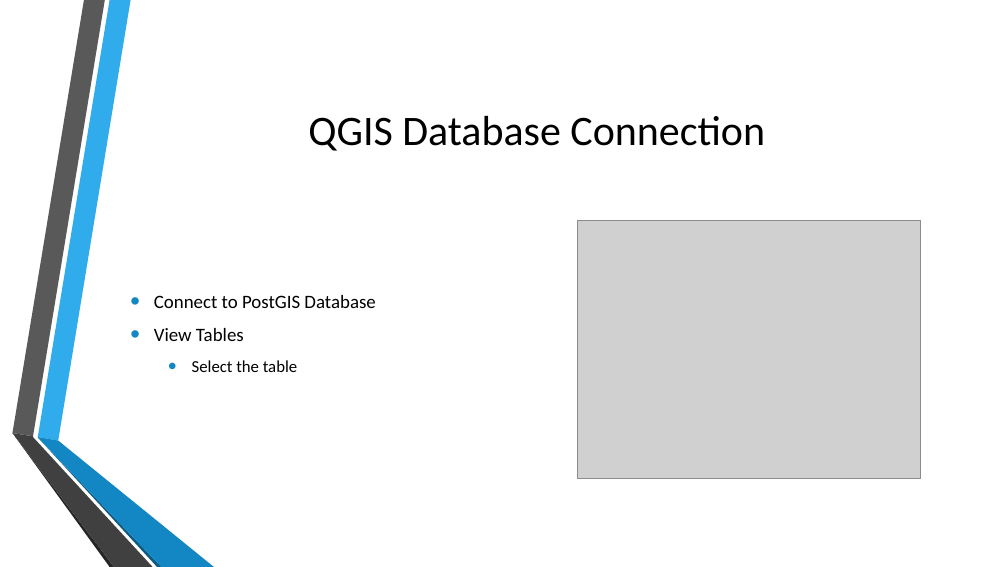
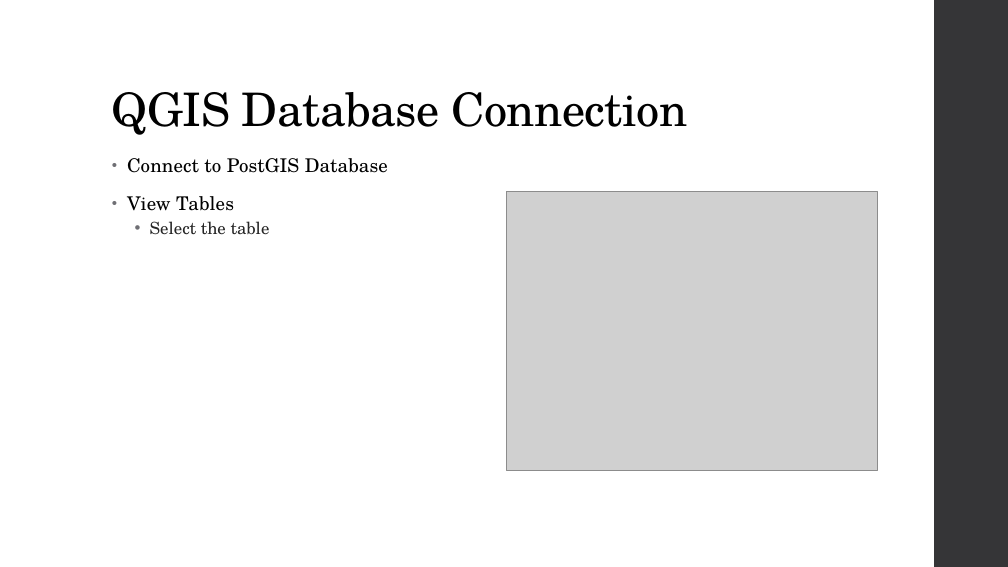
Before and after one commit to MGIS-UMN/GIS5577_week5, a slide deck: slide 29 of Spatial_Databases.odp. Drawn at 1008x567 pixels with LibreOffice and Linux fonts; fonts in the diff are those of the drawing; grey boxes stand for pictures; background and template pictures are left out. Boxes give left, top, right and bottom in pixels: in the first picture for what was removed or moved away, otherwise in the second. Text is boxed around its words. In the diff, an @@ line names an element or a change of style, - is before the commit and + after.

```diff
--- a/Spatial_Databases.odp
+++ b/Spatial_Databases.odp
@@ freeform shape added at (x1=934, y1=0, x2=1008, y2=567), fill #353537 @@
@@ title "QGIS Database Connection" moved from (x1=308, y1=116, x2=765, y2=151) to (x1=112, y1=92, x2=688, y2=135) @@
@@ title "QGIS Database Connection" at (x1=112, y1=92, x2=688, y2=135): size 40 to 44 pt, font Calibri to TeX Gyre Schola, letter spacing 0 to -0.5 pt; alignment centre to left; line spacing 1 to 0.9; vertical alignment middle to bottom @@
@@ text "Connect to PostGIS Database" moved from (x1=154, y1=295, x2=375, y2=372) to (x1=127, y1=158, x2=388, y2=235) @@
@@ text "Connect to PostGIS Database" at (x1=127, y1=158, x2=388, y2=235): font Calibri to TeX Gyre Schola; letter spacing 0 to 0.1 pt in "Connect to PostGIS Database", "View Tables"; text colour #000000 to #262626 in "Select the table"; indent changed; line spacing 1 to 0.95; more space between paragraphs; bullet colour #1287C3 to #6F6F74; line spacing 1 to 0.9; less space between paragraphs; vertical alignment middle to top @@
@@ picture resized from (x1=577, y1=221, x2=920, y2=479) to (x1=507, y1=191, x2=877, y2=470) @@
@@ group removed at (x1=12, y1=0, x2=214, y2=567): 6 freeform shapes @@
```
Also in this commit, not shown: 40 other slides changed.
